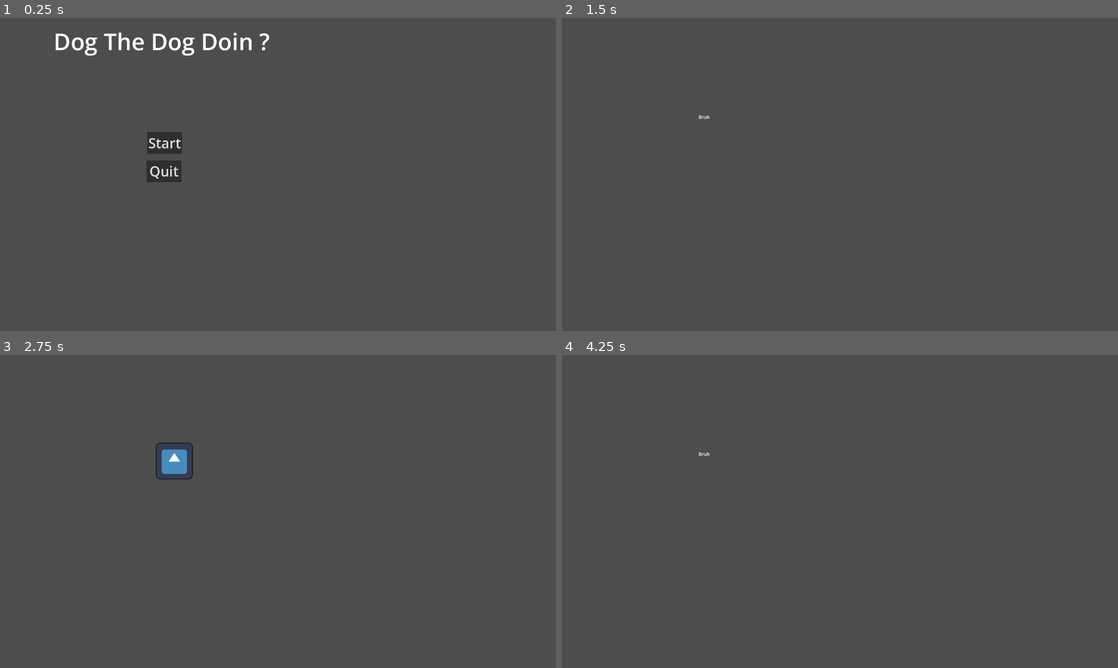
Above: before the commit, frames 1-4 (two rows, left to right).
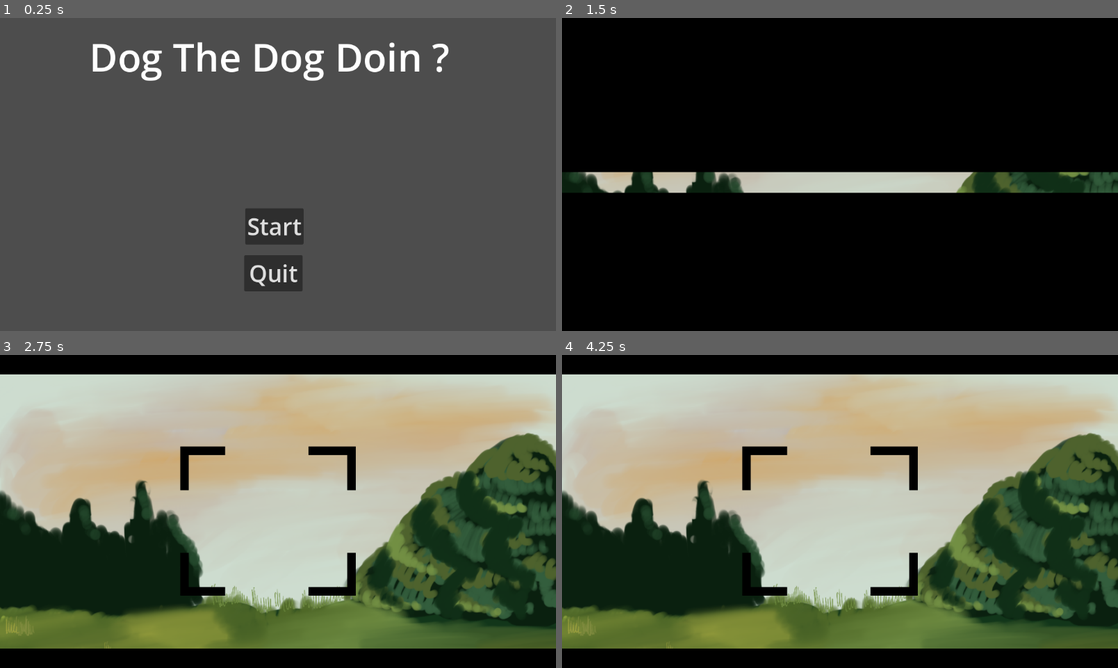
Above: after the commit, the same moments.

Repository: bustlingbungus/feb-26-gamejam
Game: Godot game, scene res://Scenes/main_menu.tscn
Same seed, same stepped clock (60 frames per second), same inputs: the game is played once before the commit and once after it. The engine's default icon, where the game draws it, is replaced by a stand-in: a white triangle on a blue panel in a dark square.
Inputs:
- Up to frame 1 (0.25 s): no input
- Up to frame 2 (1.5 s): click "Start" at 0.5 s; tap Enter (ui_accept) at 1.25, 1.35 s
- Up to frame 3 (2.75 s): tap Enter (ui_accept) at 1.52, 1.82, 2, 2.1, 2.27, 2.57 s
- Up to frame 4 (4.25 s): tap Enter (ui_accept) at 2.85, 3.5, 3.6, 3.77, 4.07 s

The runs differ from the first frame. In frame 1, 6.1% of the frame differs, in the area x 10-81%, y 4-88%; in frame 2, 100%, in the area x 0-100%, y 0-100%; in frame 3, 100%; in frame 4, 100%.

Commit message:
Micro Game #1
- Added Micro snap shot

- Added Hella Systems

- Blah Blah. Im tired

Diff:
--- a/Globals/Globals.gd
+++ b/Globals/Globals.gd
@@ -1,3 +1,4 @@
 extends Node
+# Global stuff here
 
-# Global stuff here
+var micro_counter = 0
--- /dev/null
+++ b/Micro Games/micro_quick_draw.tscn
@@ -0,0 +1,70 @@
+[gd_scene format=3 uid="uid://c2k5iysagjrrl"]
+
+[ext_resource type="Script" uid="uid://u5mdqa3vkqrv" path="res://Scripts/micro_quick_draw.gd" id="1_1rblv"]
+[ext_resource type="PackedScene" uid="uid://cclscjnofjfq2" path="res://Objects/micro_swticher.tscn" id="2_04cm2"]
+[ext_resource type="PackedScene" uid="uid://1kf8khasw2wj" path="res://Objects/sound_manager.tscn" id="3_bner8"]
+
+[sub_resource type="Animation" id="Animation_04cm2"]
+resource_name = "Flash"
+step = 0.05
+tracks/0/type = "value"
+tracks/0/imported = false
+tracks/0/enabled = true
+tracks/0/path = NodePath(".:modulate")
+tracks/0/interp = 1
+tracks/0/loop_wrap = true
+tracks/0/keys = {
+"times": PackedFloat32Array(0, 0.15, 0.25, 0.35000002, 0.4, 0.5),
+"transitions": PackedFloat32Array(1, 1, 1, 1, 1, 1),
+"update": 1,
+"values": [Color(1, 1, 1, 1), Color(1, 1, 1, 0), Color(1, 1, 1, 1), Color(1, 1, 1, 0), Color(1, 1, 1, 1), Color(1, 1, 1, 0)]
+}
+
+[sub_resource type="Animation" id="Animation_bner8"]
+length = 0.001
+tracks/0/type = "value"
+tracks/0/imported = false
+tracks/0/enabled = true
+tracks/0/path = NodePath(".:modulate")
+tracks/0/interp = 1
+tracks/0/loop_wrap = true
+tracks/0/keys = {
+"times": PackedFloat32Array(0),
+"transitions": PackedFloat32Array(1),
+"update": 0,
+"values": [Color(1, 1, 1, 0)]
+}
+
+[sub_resource type="AnimationLibrary" id="AnimationLibrary_5gxgo"]
+_data = {
+&"Flash": SubResource("Animation_04cm2"),
+&"RESET": SubResource("Animation_bner8")
+}
+
+[node name="micro_quick_draw" type="Node2D" unique_id=177560595]
+script = ExtResource("1_1rblv")
+
+[node name="DRAW" type="Label" parent="." unique_id=6616050]
+modulate = Color(1, 1, 1, 0)
+offset_left = 420.0
+offset_top = 298.0
+offset_right = 685.0
+offset_bottom = 386.0
+theme_override_font_sizes/font_size = 64
+text = "- DRAW -"
+
+[node name="AnimationPlayer" type="AnimationPlayer" parent="DRAW" unique_id=1036123175]
+libraries/ = SubResource("AnimationLibrary_5gxgo")
+
+[node name="SoundManager" parent="." unique_id=767795503 instance=ExtResource("3_bner8")]
+
+[node name="MusicManager" parent="." unique_id=1865837435 instance=ExtResource("3_bner8")]
+
+[node name="Micro-Swticher" parent="." unique_id=1138590153 instance=ExtResource("2_04cm2")]
+
+[node name="Duel" type="Timer" parent="." unique_id=594569465]
+wait_time = 6.0
+one_shot = true
+autostart = true
+
+[connection signal="timeout" from="Duel" to="." method="_on_duel_timeout"]
--- /dev/null
+++ b/Micro Games/micro_snap_shot.tscn
@@ -0,0 +1,255 @@
+[gd_scene format=3 uid="uid://chxvmb8g2j06h"]
+
+[ext_resource type="Script" uid="uid://clhgaomdn81kd" path="res://Scripts/micro_snap_shot.gd" id="1_d1i5y"]
+[ext_resource type="Texture2D" uid="uid://biir23e8dkdbq" path="res://Assets/Art/SnapShot/BG.png" id="2_emrj1"]
+[ext_resource type="Script" uid="uid://doap5pttpm6al" path="res://Scripts/dog.gd" id="2_xpdp8"]
+[ext_resource type="Texture2D" uid="uid://c7fw4jrtdsvx2" path="res://Assets/Art/Dog Elite Concept Art.png" id="3_xpdp8"]
+[ext_resource type="Texture2D" uid="uid://bhj6f6102yut" path="res://Assets/Art/SnapShot/Camera Lens.png" id="4_scad2"]
+[ext_resource type="PackedScene" uid="uid://1kf8khasw2wj" path="res://Objects/sound_manager.tscn" id="4_w1cbn"]
+[ext_resource type="PackedScene" uid="uid://cclscjnofjfq2" path="res://Objects/micro_swticher.tscn" id="7_epit8"]
+
+[sub_resource type="RectangleShape2D" id="RectangleShape2D_v62fm"]
+size = Vector2(129, 128)
+
+[sub_resource type="CircleShape2D" id="CircleShape2D_v62fm"]
+radius = 210.2879
+
+[sub_resource type="Animation" id="Animation_scad2"]
+resource_name = "Camera_Flash"
+length = 2.0
+step = 0.1
+tracks/0/type = "value"
+tracks/0/imported = false
+tracks/0/enabled = true
+tracks/0/path = NodePath("TopRect:size")
+tracks/0/interp = 1
+tracks/0/loop_wrap = true
+tracks/0/keys = {
+"times": PackedFloat32Array(0, 0.2, 0.4),
+"transitions": PackedFloat32Array(1, 1, 1),
+"update": 0,
+"values": [Vector2(1174, 40), Vector2(1174, 344), Vector2(1174, 40)]
+}
+tracks/1/type = "value"
+tracks/1/imported = false
+tracks/1/enabled = true
+tracks/1/path = NodePath("BottomRect:size")
+tracks/1/interp = 1
+tracks/1/loop_wrap = true
+tracks/1/keys = {
+"times": PackedFloat32Array(0, 0.20000002, 0.4),
+"transitions": PackedFloat32Array(1, 1, 1),
+"update": 0,
+"values": [Vector2(1174, 40), Vector2(1174, 308), Vector2(1174, 40)]
+}
+tracks/2/type = "value"
+tracks/2/imported = false
+tracks/2/enabled = true
+tracks/2/path = NodePath("BottomRect:position")
+tracks/2/interp = 1
+tracks/2/loop_wrap = true
+tracks/2/keys = {
+"times": PackedFloat32Array(0, 0.20000002, 0.4),
+"transitions": PackedFloat32Array(1, 1, 1),
+"update": 0,
+"values": [Vector2(-12, 608), Vector2(-12, 340), Vector2(-12, 608)]
+}
+tracks/3/type = "value"
+tracks/3/imported = false
+tracks/3/enabled = true
+tracks/3/path = NodePath("TopRect:position")
+tracks/3/interp = 1
+tracks/3/loop_wrap = true
+tracks/3/keys = {
+"times": PackedFloat32Array(0),
+"transitions": PackedFloat32Array(1),
+"update": 0,
+"values": [Vector2(-12, 0)]
+}
+
+[sub_resource type="Animation" id="Animation_emrj1"]
+length = 0.001
+tracks/0/type = "value"
+tracks/0/imported = false
+tracks/0/enabled = true
+tracks/0/path = NodePath("BottomRect:size")
+tracks/0/interp = 1
+tracks/0/loop_wrap = true
+tracks/0/keys = {
+"times": PackedFloat32Array(0),
+"transitions": PackedFloat32Array(1),
+"update": 0,
+"values": [Vector2(1174, 300)]
+}
+tracks/1/type = "value"
+tracks/1/imported = false
+tracks/1/enabled = true
+tracks/1/path = NodePath("TopRect:size")
+tracks/1/interp = 1
+tracks/1/loop_wrap = true
+tracks/1/keys = {
+"times": PackedFloat32Array(0),
+"transitions": PackedFloat32Array(1),
+"update": 0,
+"values": [Vector2(1174, 40)]
+}
+tracks/2/type = "value"
+tracks/2/imported = false
+tracks/2/enabled = true
+tracks/2/path = NodePath("TopRect:position")
+tracks/2/interp = 1
+tracks/2/loop_wrap = true
+tracks/2/keys = {
+"times": PackedFloat32Array(0),
+"transitions": PackedFloat32Array(1),
+"update": 0,
+"values": [Vector2(-12, 0)]
+}
+tracks/3/type = "value"
+tracks/3/imported = false
+tracks/3/enabled = true
+tracks/3/path = NodePath("BottomRect:position")
+tracks/3/interp = 1
+tracks/3/loop_wrap = true
+tracks/3/keys = {
+"times": PackedFloat32Array(0),
+"transitions": PackedFloat32Array(1),
+"update": 0,
+"values": [Vector2(-12, 340)]
+}
+
+[sub_resource type="Animation" id="Animation_epit8"]
+resource_name = "defualt"
+step = 0.1
+tracks/0/type = "value"
+tracks/0/imported = false
+tracks/0/enabled = true
+tracks/0/path = NodePath("TopRect:size")
+tracks/0/interp = 1
+tracks/0/loop_wrap = true
+tracks/0/keys = {
+"times": PackedFloat32Array(0),
+"transitions": PackedFloat32Array(1),
+"update": 0,
+"values": [Vector2(1174, 40)]
+}
+tracks/1/type = "value"
+tracks/1/imported = false
+tracks/1/enabled = true
+tracks/1/path = NodePath("TopRect:position")
+tracks/1/interp = 1
+tracks/1/loop_wrap = true
+tracks/1/keys = {
+"times": PackedFloat32Array(0),
+"transitions": PackedFloat32Array(1),
+"update": 0,
+"values": [Vector2(-12, 0)]
+}
+tracks/2/type = "value"
+tracks/2/imported = false
+tracks/2/enabled = true
+tracks/2/path = NodePath("BottomRect:size")
+tracks/2/interp = 1
+tracks/2/loop_wrap = true
+tracks/2/keys = {
+"times": PackedFloat32Array(0),
+"transitions": PackedFloat32Array(1),
+"update": 0,
+"values": [Vector2(1174, 40)]
+}
+tracks/3/type = "value"
+tracks/3/imported = false
+tracks/3/enabled = true
+tracks/3/path = NodePath("BottomRect:position")
+tracks/3/interp = 1
+tracks/3/loop_wrap = true
+tracks/3/keys = {
+"times": PackedFloat32Array(0),
+"transitions": PackedFloat32Array(1),
+"update": 0,
+"values": [Vector2(-12, 608)]
+}
+
+[sub_resource type="AnimationLibrary" id="AnimationLibrary_epit8"]
+_data = {
+&"Camera_Flash": SubResource("Animation_scad2"),
+&"RESET": SubResource("Animation_emrj1"),
+&"defualt": SubResource("Animation_epit8")
+}
+
+[node name="Micro_SnapShot" type="Node2D" unique_id=964757505]
+script = ExtResource("1_d1i5y")
+
+[node name="Sprite2D" type="Sprite2D" parent="." unique_id=1395297044]
+position = Vector2(574, 354)
+scale = Vector2(1.0364584, 1.1033951)
+texture = ExtResource("2_emrj1")
+
+[node name="Dog" type="CharacterBody2D" parent="." unique_id=2121419681]
+position = Vector2(1307, 377)
+script = ExtResource("2_xpdp8")
+metadata/_edit_group_ = true
+
+[node name="Sprite2D" type="Sprite2D" parent="Dog" unique_id=2112773550]
+scale = Vector2(0.3, 0.3)
+texture = ExtResource("3_xpdp8")
+flip_h = true
+
+[node name="Area2D" type="Area2D" parent="Dog" unique_id=78310088]
+
+[node name="CollisionShape2D" type="CollisionShape2D" parent="Dog/Area2D" unique_id=1469154332]
+position = Vector2(-0.5, 0)
+shape = SubResource("RectangleShape2D_v62fm")
+
+[node name="Timer" type="Timer" parent="." unique_id=128457059]
+wait_time = 5.0
+autostart = true
+
+[node name="Camera" type="Node2D" parent="." unique_id=1458347308]
+position = Vector2(556, 344)
+metadata/_edit_group_ = true
+
+[node name="Sprite2D" type="Sprite2D" parent="Camera" unique_id=1167760868]
+scale = Vector2(0.5, 0.5)
+texture = ExtResource("4_scad2")
+
+[node name="Area2D" type="Area2D" parent="Camera" unique_id=1820549191]
+
+[node name="CollisionShape2D" type="CollisionShape2D" parent="Camera/Area2D" unique_id=1323508880]
+shape = SubResource("CircleShape2D_v62fm")
+disabled = true
+
+[node name="SoundManager" parent="." unique_id=767795503 instance=ExtResource("4_w1cbn")]
+
+[node name="MusicManager" parent="." unique_id=376942147 instance=ExtResource("4_w1cbn")]
+
+[node name="CameraFlash" type="Control" parent="." unique_id=1570274298]
+layout_mode = 3
+anchors_preset = 0
+offset_right = 1156.0
+offset_bottom = 647.0
+
+[node name="TopRect" type="ColorRect" parent="CameraFlash" unique_id=842906355]
+layout_mode = 0
+offset_left = -12.0
+offset_right = 1162.0
+offset_bottom = 40.0
+color = Color(0, 0, 0, 1)
+
+[node name="BottomRect" type="ColorRect" parent="CameraFlash" unique_id=238000176]
+layout_mode = 0
+offset_left = -12.0
+offset_top = 340.0
+offset_right = 1162.0
+offset_bottom = 640.0
+color = Color(0, 0, 0, 1)
+
+[node name="AnimationPlayer" type="AnimationPlayer" parent="CameraFlash" unique_id=277610118]
+libraries/ = SubResource("AnimationLibrary_epit8")
+autoplay = &"defualt"
+
+[node name="Micro-Swticher" parent="." unique_id=1138590153 instance=ExtResource("7_epit8")]
+
+[connection signal="timeout" from="Timer" to="Dog" method="_on_timer_timeout"]
+[connection signal="area_entered" from="Camera/Area2D" to="." method="_on_area_2d_area_entered"]
+[connection signal="animation_finished" from="CameraFlash/AnimationPlayer" to="." method="_on_animation_player_animation_finished"]
--- a/Objects/micro_swticher.tscn
+++ b/Objects/micro_swticher.tscn
@@ -4,4 +4,4 @@
 
 [node name="Micro-Swticher" type="Node2D" unique_id=1138590153]
 script = ExtResource("1_smurp")
-Games = ["res://Micro Games/micro_1.tscn", "res://Micro Games/micro_2.tscn"]
+Games = ["res://Micro Games/micro_1.tscn", "res://Micro Games/micro_2.tscn", "res://Micro Games/micro_snap_shot.tscn"]
--- /dev/null
+++ b/Objects/sound_manager.tscn
@@ -0,0 +1,8 @@
+[gd_scene format=3 uid="uid://1kf8khasw2wj"]
+
+[ext_resource type="Script" uid="uid://cusju6d6f70xc" path="res://Scripts/sound_manager.gd" id="1_dohi7"]
+
+[node name="AudioManager" type="Node" unique_id=767795503]
+script = ExtResource("1_dohi7")
+
+[node name="AudioStreamPlayer" type="AudioStreamPlayer" parent="." unique_id=1458877627]
--- /dev/null
+++ b/Scripts/dog.gd
@@ -0,0 +1,25 @@
+extends CharacterBody2D
+
+@export var speed = -1200
+
+var timeout = false
+var caught
+
+
+func _physics_process(delta: float) -> void:
+
+	movement()
+
+	move_and_slide()
+
+
+func _on_timer_timeout() -> void:
+	timeout = true
+
+
+func movement():
+	if timeout:
+		velocity.x = speed
+
+	if caught:
+		velocity.x = 0
--- /dev/null
+++ b/Scripts/micro_quick_draw.gd
@@ -0,0 +1,19 @@
+extends Node2D
+
+@onready var sound_manager = $SoundManager
+@onready var music_manager = $MusicManager
+@onready var duel_timer = $Duel
+
+
+# Called when the node enters the scene tree for the first time.
+func _ready() -> void:
+	pass # Replace with function body.
+
+
+# Called every frame. 'delta' is the elapsed time since the previous frame.
+func _process(delta: float) -> void:
+	pass
+
+
+func _on_duel_timeout() -> void:
+	print("Shoot")
--- /dev/null
+++ b/Scripts/micro_snap_shot.gd
@@ -0,0 +1,46 @@
+extends Node2D
+
+@onready var camera_area = $Camera/Area2D/CollisionShape2D
+@onready var anim_player = $"CameraFlash/AnimationPlayer"
+@onready var dog = $Dog
+@onready var sound_manager = $SoundManager
+@onready var music_manager = $MusicManager
+
+var shot = 1
+
+func _ready() -> void:
+	music_manager.load_sound("res://Assets/Sounds/SnapShot/pgfindingdog.mp3")
+	music_manager.audio_player.play()
+
+
+func _process(delta: float) -> void:
+	if Input.is_action_just_pressed("ui_accept") && shot == 1:
+		sound_manager.load_sound("res://Assets/Sounds/SnapShot/camera_shutter.ogg")
+		sound_manager.audio_player.play()
+		anim_player.play("Camera_Flash")
+		camera_area.disabled = false
+		await get_tree().create_timer(0.2).timeout
+		camera_area.disabled = true
+		shot = 0
+
+
+func _on_area_2d_area_entered(area: Area2D) -> void:
+	dog.caught = true
+
+
+func caught_result():
+	if dog.caught:
+		sound_manager.load_sound("res://Assets/Sounds/SnapShot/pgcorrect.ogg")
+		sound_manager.audio_player.play()
+		await get_tree().create_timer(2).timeout
+		sound_manager.load_sound("res://Assets/Sounds/SnapShot/What The Dog Doin.ogg")
+		sound_manager.audio_player.play()
+	else:
+		sound_manager.load_sound("res://Assets/Sounds/SnapShot/pgwrong.mp3")
+		sound_manager.audio_player.play()
+
+
+func _on_animation_player_animation_finished(anim_name: StringName) -> void:
+	if anim_name == "Camera_Flash":
+		caught_result()
+		music_manager.stop()
--- a/Scripts/micro_swticher.gd
+++ b/Scripts/micro_swticher.gd
@@ -5,15 +5,13 @@
 var rng = RandomNumberGenerator.new()
 var prev_game
 
-# Called when the node enters the scene tree for the first time.
+
 func _ready() -> void:
-	pass # Replace with function body.
+	pass
 
 
-# Called every frame. 'delta' is the elapsed time since the previous frame.
 func _process(delta: float) -> void:
-	if Input.is_action_just_pressed("ui_accept"):
-		switch()
+	pass
 
 
 # Scene Switcher
--- /dev/null
+++ b/Scripts/sound_manager.gd
@@ -0,0 +1,19 @@
+extends Node
+
+@onready var audio_player = $AudioStreamPlayer
+
+# loads music from path
+func load_sound(sound_path):
+	audio_player.stream = load(sound_path)
+
+
+func stop():
+	audio_player.stop()
+
+
+func start():
+	audio_player.play()
+
+
+func set_db(db):
+	AudioServer.set_bus_volume_db(0, db)
--- /dev/null
+++ b/default_bus_layout.tres
@@ -0,0 +1,3 @@
+[gd_resource type="AudioBusLayout" format=3 uid="uid://crqbllwaw6p4u"]
+
+[resource]
--- a/project.godot
+++ b/project.godot
@@ -15,14 +15,16 @@
 config/features=PackedStringArray("4.6", "Forward Plus")
 config/icon="res://icon.svg"
 
+[audio]
+
+buses/default_bus_layout="uid://crqbllwaw6p4u"
+
 [autoload]
 
 Global="*uid://6rcqcqtbdno3"
 
 [display]
 
-window/size/viewport_width=1920
-window/size/viewport_height=1080
 window/stretch/mode="viewport"
 
 [physics]
Binary file added: Assets/Art/Dog Elite Concept Art.png
Not shown, added: Assets/Art/Dog Elite Concept Art.png.import
Binary file added: Assets/Art/SnapShot/BG.png
Not shown, added: Assets/Art/SnapShot/BG.png.import
Binary file added: Assets/Art/SnapShot/Camera Lens.png
Not shown, added: Assets/Art/SnapShot/Camera Lens.png.import
Not shown, added: Assets/Sounds/SnapShot/What The Dog Doin.ogg.import
Not shown, added: Assets/Sounds/SnapShot/camera_shutter.ogg.import
Not shown, added: Assets/Sounds/SnapShot/pgcorrect.ogg.import
Not shown, added: Assets/Sounds/SnapShot/pgfindingdog.mp3.import
Not shown, added: Assets/Sounds/SnapShot/pgwrong.mp3.import
Not shown, added: Scripts/dog.gd.uid
(and 8 more such lines)
